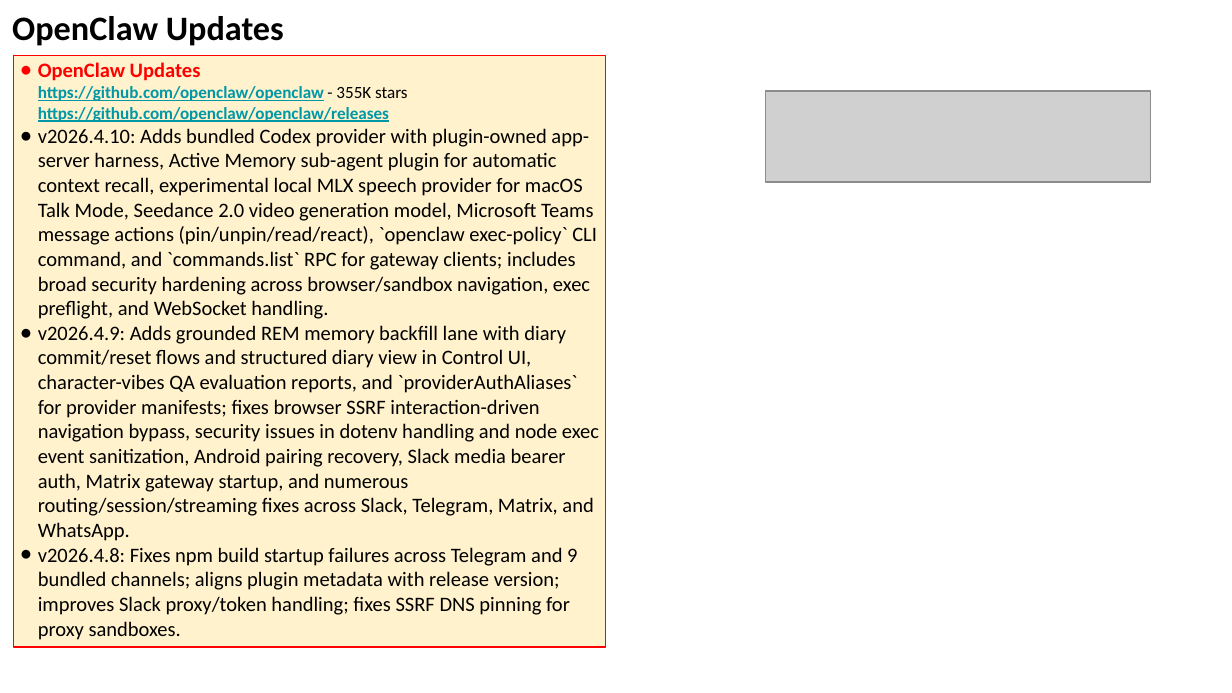
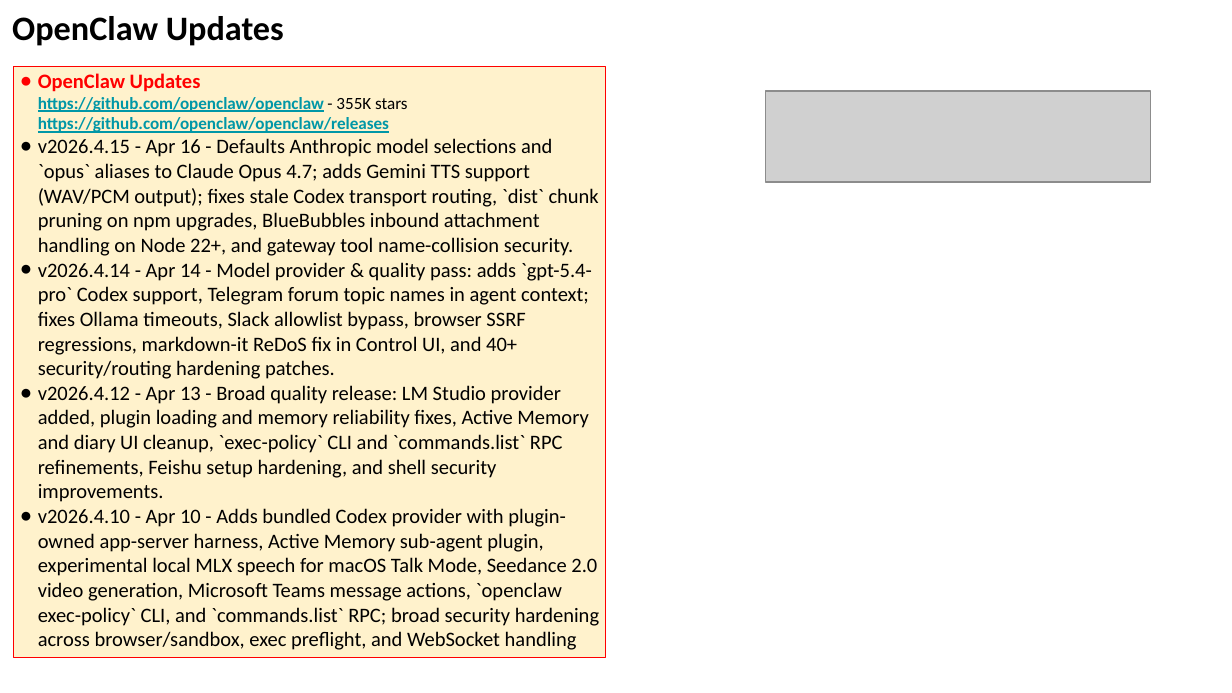
Before and after one commit to lselector/seminar, a slide deck: slide 9 of 2026/2026-04-17-AI-Updates.pptx (slide 8 before the commit). Drawn at 1232x693 pixels with LibreOffice and Linux fonts; fonts in the diff are those of the drawing; grey boxes stand for pictures. Boxes give left, top, right and bottom in pixels: in the first picture for what was removed or moved away, otherwise in the second. Text is boxed around its words. In the diff, an @@ line names an element or a change of style, - is before the commit and + after.

Commit message:
update

```diff
--- a/2026/2026-04-17-AI-Updates.pptx
+++ b/2026/2026-04-17-AI-Updates.pptx
@@ rectangle "OpenClaw Updates https://github.com/openclaw/openclaw - 355K ...": place and size @@
-rectangle "OpenClaw Updates https://github.com/openclaw/openclaw - 355K ..." at [14,55,605,647]
+rectangle "OpenClaw Updates https://github.com/openclaw/openclaw - 355K ..." at [14,67,605,658]
@@ text in rectangle at [38,138,599,650]: text changed @@
-● v2026.4.10: Adds bundled Codex provider with plugin-owned app-server harness, Active Memory sub-agent plugin for automatic context recall, experimental local MLX speech provider for macOS Talk Mode, Seedance 2.0 video generation model, Microsoft Teams message actions (pin/unpin/read/react), `openclaw exec-policy` CLI command, and `commands.list` RPC for gateway clients; includes broad security hardening across browser/sandbox navigation, exec preflight, and WebSocket handling.
-● v2026.4.9: Adds grounded REM memory backfill lane with diary commit/reset flows and structured diary view in Control UI, character-vibes QA evaluation reports, and `providerAuthAliases` for provider manifests; fixes browser SSRF interaction-driven navigation bypass, security issues in dotenv handling and node exec event sanitization, Android pairing recovery, Slack media bearer auth, Matrix gateway startup, and numerous routing/session/streaming fixes across Slack, Telegram, Matrix, and WhatsApp.
-● v2026.4.8: Fixes npm build startup failures across Telegram and 9 bundled channels; aligns plugin metadata with release version; improves Slack proxy/token handling; fixes SSRF DNS pinning for proxy sandboxes.
+● v2026.4.15 - Apr 16 - Defaults Anthropic model selections and `opus` aliases to Claude Opus 4.7; adds Gemini TTS support (WAV/PCM output); fixes stale Codex transport routing, `dist` chunk pruning on npm upgrades, BlueBubbles inbound attachment handling on Node 22+, and gateway tool name-collision security.
+● v2026.4.14 - Apr 14 - Model provider & quality pass: adds `gpt-5.4-pro` Codex support, Telegram forum topic names in agent context; fixes Ollama timeouts, Slack allowlist bypass, browser SSRF regressions, markdown-it ReDoS fix in Control UI, and 40+ security/routing hardening patches.
+● v2026.4.12 - Apr 13 - Broad quality release: LM Studio provider added, plugin loading and memory reliability fixes, Active Memory and diary UI cleanup, `exec-policy` CLI and `commands.list` RPC refinements, Feishu setup hardening, and shell security improvements.
+● v2026.4.10 - Apr 10 - Adds bundled Codex provider with plugin-owned app-server harness, Active Memory sub-agent plugin, experimental local MLX speech for macOS Talk Mode, Seedance 2.0 video generation, Microsoft Teams message actions, `openclaw exec-policy` CLI, and `commands.list` RPC; broad security hardening across browser/sandbox, exec preflight, and WebSocket handling
```
Also in this commit, not shown: 9 other slides changed, 4 slides added, 1 slide removed.
